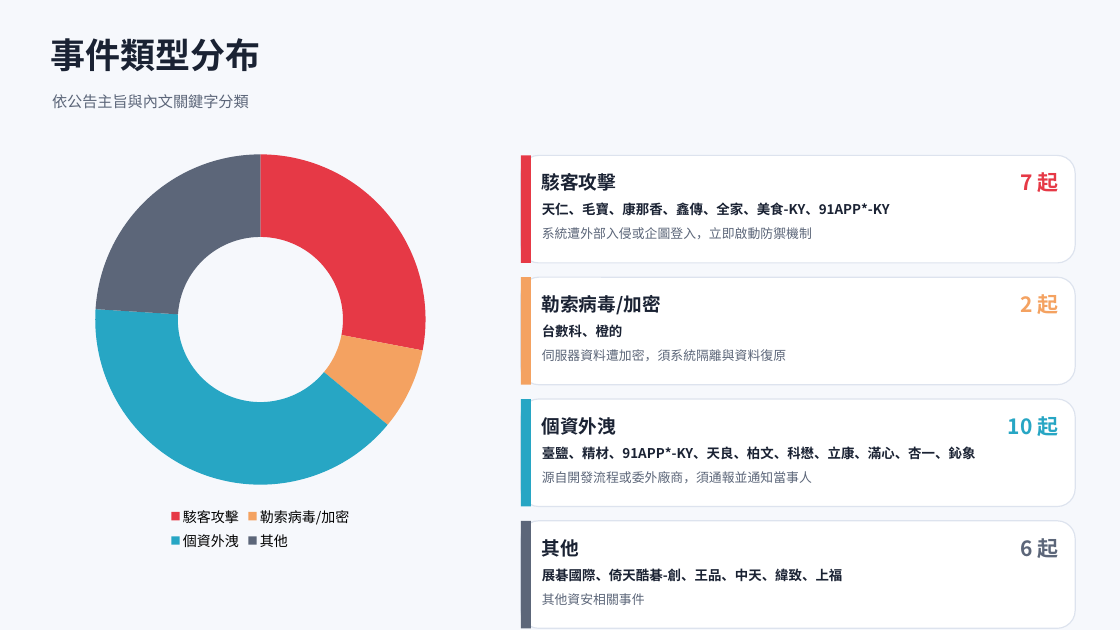
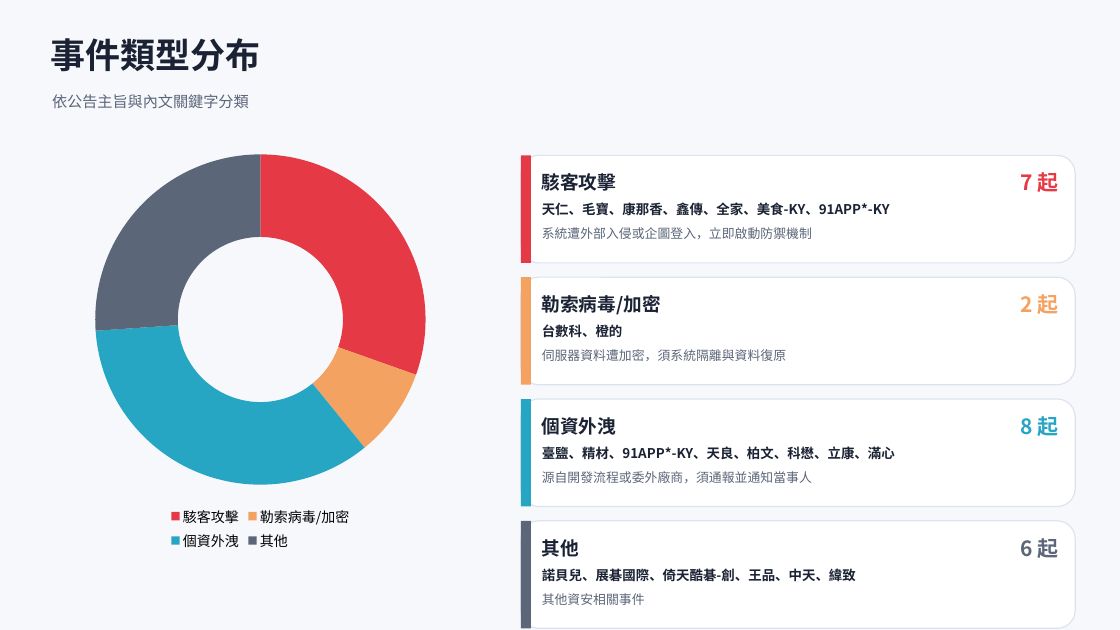
Before and after one commit to Johnnylin77/mops-isec-monitor, a slide deck: slide 3 of 資安事件因應分析.pptx. Drawn at 1120x630 pixels with LibreOffice and Linux fonts; fonts in the diff are those of the drawing. Boxes give left, top, right and bottom in pixels: in the first picture for what was removed or moved away, otherwise in the second. Text is boxed around its words. In the diff, an @@ line names an element or a change of style, - is before the commit and + after.

```diff
--- a/資安事件因應分析.pptx
+++ b/資安事件因應分析.pptx
@@ doughnut chart at (42, 143, 479, 555) @@
-Series 1: 28, 8, 40, 24
+Series 1: 30, 9, 35, 26
@@ text at (1020, 416, 1058, 436): text changed @@
-10 起
+8 起
@@ text at (542, 446, 895, 460): text changed @@
-臺鹽、精材、91APP*-KY、天良、柏文、科懋、立康、滿心、杏一、鈊象
+臺鹽、精材、91APP*-KY、天良、柏文、科懋、立康、滿心
@@ text at (542, 568, 856, 582): text changed @@
-展碁國際、倚天酷碁-創、王品、中天、緯致、上福
+諾貝兒、展碁國際、倚天酷碁-創、王品、中天、緯致
```
Also in this commit, not shown: 9 other slides changed, 1 slide removed, 2 other files.
